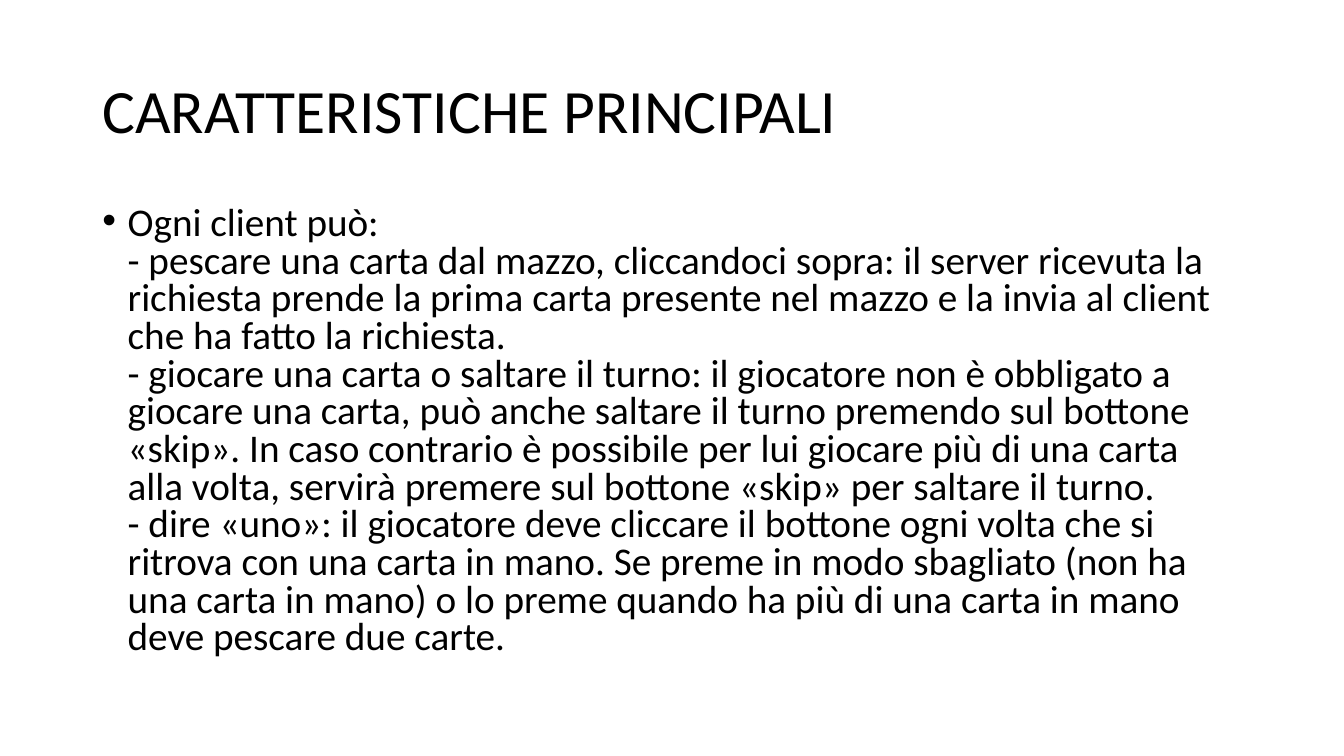
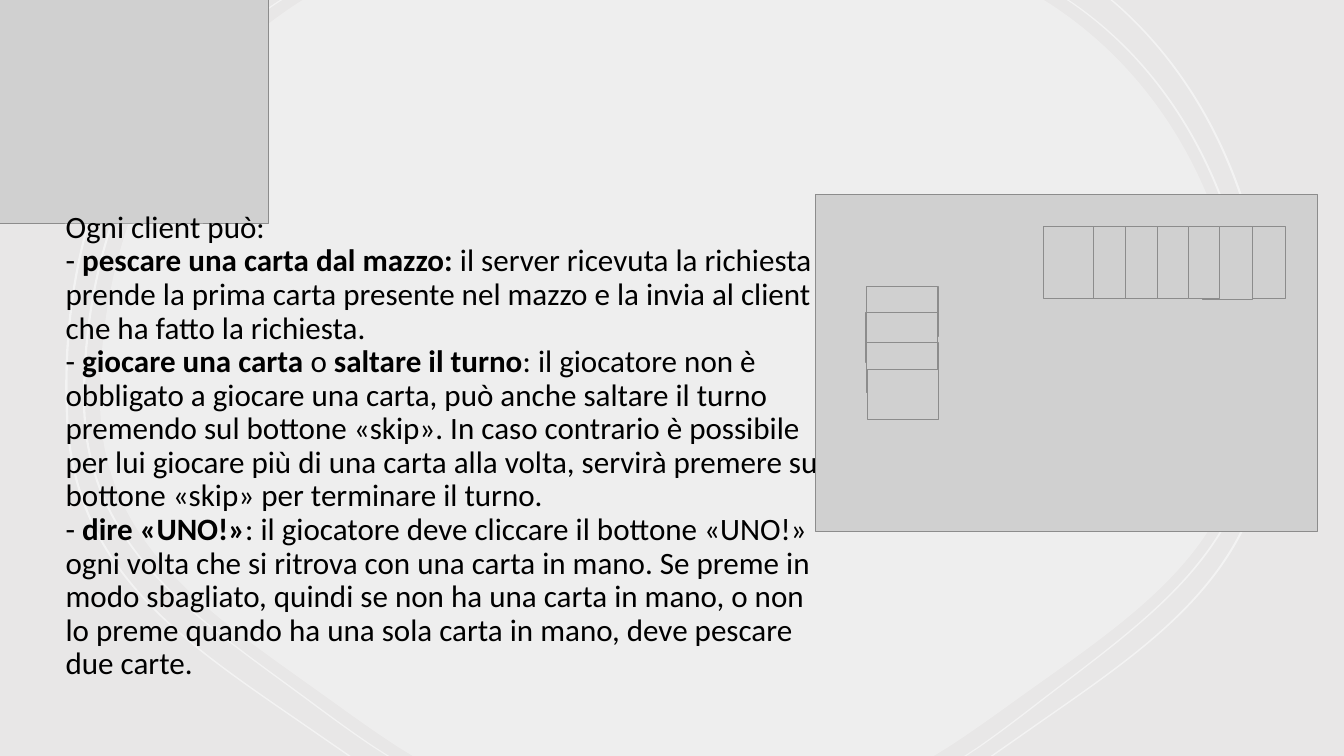
Before and after one commit to simoriv4/scacchi, a slide deck: slide 7 of docs/slides/Uno-game.pptx (slide 5 before the commit). Drawn at 1344x756 pixels with LibreOffice and Linux fonts; fonts in the diff are those of the drawing; grey boxes stand for pictures. Boxes give left, top, right and bottom in pixels: in the first picture for what was removed or moved away, otherwise in the second. Text is boxed around its words. In the diff, an @@ line names an element or a change of style, - is before the commit and + after.

Commit message:
modifiche cartella doc modifca presentazione PowerPoint generazione immagini .png dei diagrammi UML

```diff
--- a/docs/slides/Uno-game.pptx
+++ b/docs/slides/Uno-game.pptx
@@ background #FFFFFF to #FF0000 @@
@@ rectangle added at (0, 0, 1344, 756), fill #E9E7E7 @@
@@ picture added at (0, 0, 268, 224) @@
@@ group added at (66, 0, 1273, 756): 5 freeform shapes @@
@@ title removed at (102, 93, 836, 134) @@
-CARATTERISTICHE PRINCIPALI
@@ text at (66, 216, 825, 675): text changed; size 28 to 22.2 pt @@
-• Ogni client può:
-  - pescare una carta dal mazzo, cliccandoci sopra: il server ricevuta la richiesta prende la prima carta presente nel mazzo e la invia al client che ha fatto la richiesta.
-  - giocare una carta o saltare il turno: il giocatore non è obbligato a giocare una carta, può anche saltare il turno premendo sul bottone «skip». In caso contrario è possibile per lui giocare più di una carta alla volta, servirà premere sul bottone «skip» per saltare il turno.
-  - dire «uno»: il giocatore deve cliccare il bottone ogni volta che si ritrova con una carta in mano. Se preme in modo sbagliato (non ha una carta in mano) o lo preme quando ha più di una carta in mano deve pescare due carte.
+Ogni client può:
+- pescare una carta dal mazzo: il server ricevuta la richiesta prende la prima carta presente nel mazzo e la invia al client che ha fatto la richiesta.
+- giocare una carta o saltare il turno: il giocatore non è obbligato a giocare una carta, può anche saltare il turno premendo sul bottone «skip». In caso contrario è possibile per lui giocare più di una carta alla volta, servirà premere sul bottone «skip» per terminare il turno.
+- dire «UNO!»: il giocatore deve cliccare il bottone «UNO!» ogni volta che si ritrova con una carta in mano. Se preme in modo sbagliato, quindi se non ha una carta in mano, o non lo preme quando ha una sola carta in mano, deve pescare due carte.
@@ group added at (816, 195, 1318, 531): 12 pictures @@
```
Also in this commit, not shown: 5 other slides changed, 7 slides added, 3 other files.
